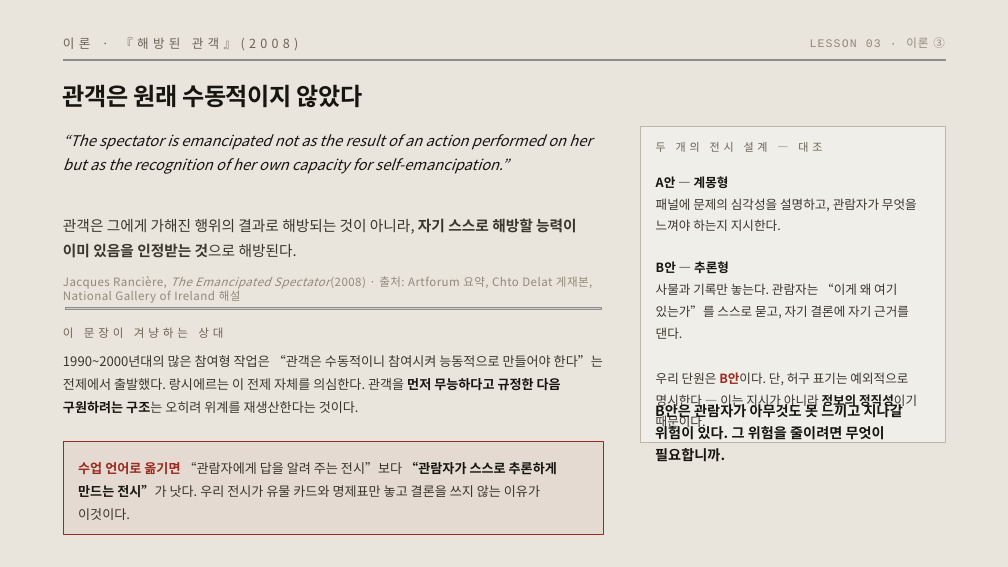
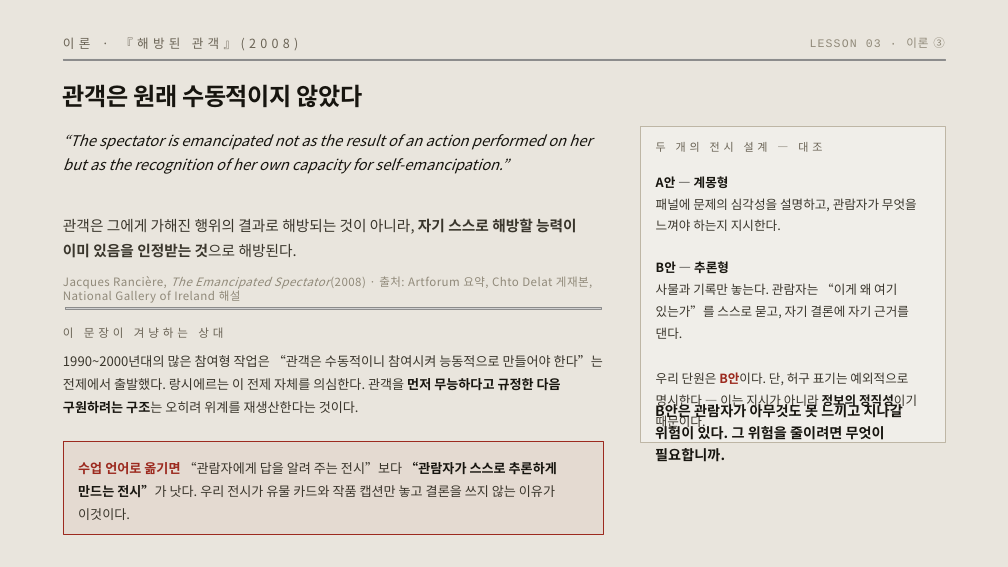
Before and after one commit to miran-artcode/museum, a slide deck: slide 9 of ppt/3차시_학생용_미술은_사회를_어떻게_다루는가.pptx. Drawn at 1008x567 pixels with LibreOffice and Linux fonts; fonts in the diff are those of the drawing; grey boxes stand for pictures; background and template pictures are left out. Boxes give left, top, right and bottom in pixels: in the first picture for what was removed or moved away, otherwise in the second. Text is boxed around its words. In the diff, an @@ line names an element or a change of style, - is before the commit and + after.

Commit message:
체크포인트 — 캡션 두 장 비교 자료 작업 전 저장

```diff
--- a/ppt/3차시_학생용_미술은_사회를_어떻게_다루는가.pptx
+++ b/ppt/3차시_학생용_미술은_사회를_어떻게_다루는가.pptx
@@ text at [78, 462, 557, 520]: text changed @@
-수업 언어로 옮기면 “관람자에게 답을 알려 주는 전시”보다 “관람자가 스스로 추론하게 만드는 전시”가 낫다. 우리 전시가 유물 카드와 명제표만 놓고 결론을 쓰지 않는 이유가 이것이다.
+수업 언어로 옮기면 “관람자에게 답을 알려 주는 전시”보다 “관람자가 스스로 추론하게 만드는 전시”가 낫다. 우리 전시가 유물 카드와 작품 캡션만 놓고 결론을 쓰지 않는 이유가 이것이다.
```
Also in this commit, not shown: 3 other slides changed, 40 other files.
